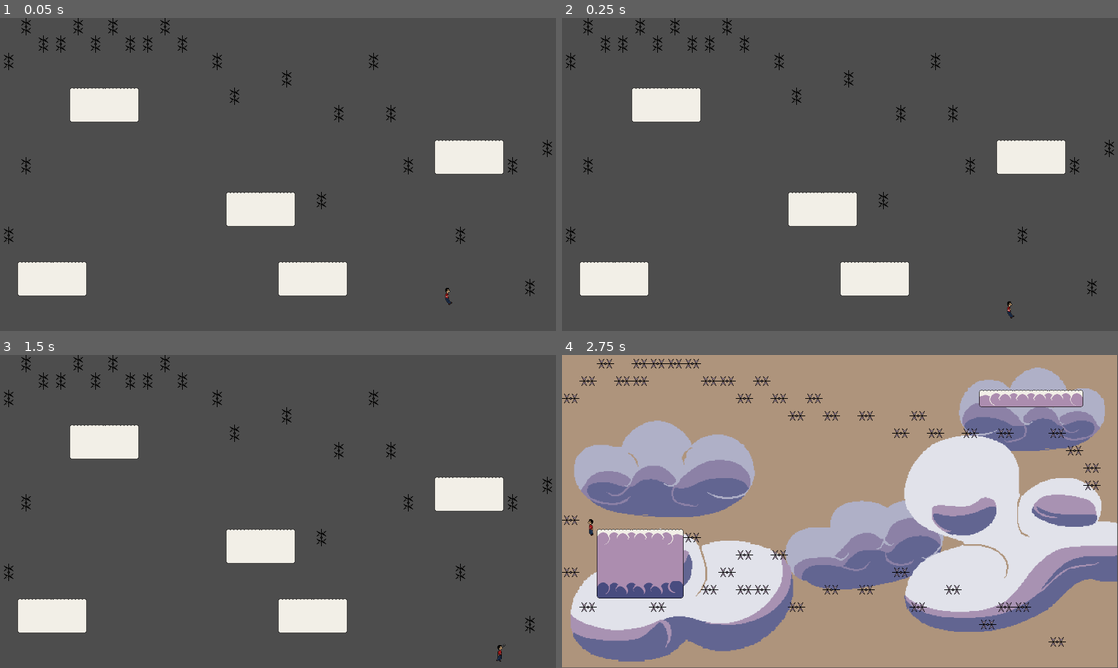
Above: before the commit, frames 1-4 (two rows, left to right).
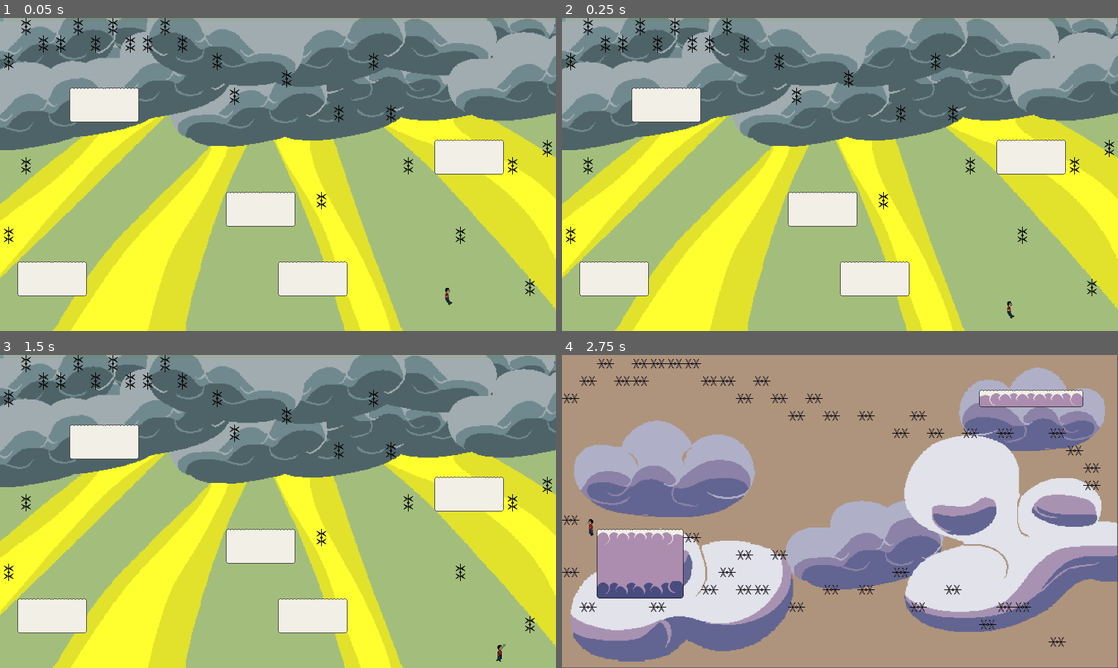
Above: after the commit, the same moments.

Repository: loganmacdougall/GlobalGameJam2025
Game: Godot game, scene res://scenes/floors/floor_15.tscn
Two runs of this game, one before a commit and one after it. Both use one fixed random seed, a clock stepped at 60 frames per second and the inputs below. The project has no main scene, so this scene is started directly.
Inputs:
- Up to frame 1 (0.05 s): no input
- Up to frame 2 (0.25 s): no input
- Up to frame 3 (1.5 s): hold Right (Right) from 0.53 s (still down); tap Space (Jump) at 0.77 s
- Up to frame 4 (2.75 s): tap Space (Jump) at 1.52 s; release Right (Right) at 2.03 s; hold Left (Left) from 2.03 s (still down)

The runs differ from the first frame. In frame 1, 92% of the frame differs, in the area x 0-100%, y 0-100%; in frame 2, 92%; in frame 3, 92%; in frame 4, nothing differs.

Commit message:
Background added

Diff:
--- a/scenes/floors/floor_15.tscn
+++ b/scenes/floors/floor_15.tscn
@@ -1,8 +1,9 @@
-[gd_scene load_steps=7 format=4 uid="uid://b3tt8kiojgwko"]
+[gd_scene load_steps=8 format=4 uid="uid://b3tt8kiojgwko"]
 
+[ext_resource type="PackedScene" uid="uid://ctcplmnb5aysc" path="res://nodes/pearly_gates_background.tscn" id="1_emucx"]
 [ext_resource type="TileSet" uid="uid://bl3vxq2god1tc" path="res://assets/tilesets/game_tileset.tres" id="2_p7tx6"]
 [ext_resource type="PackedScene" uid="uid://dmt6u2uu2ow53" path="res://nodes/player.tscn" id="3_rqu8b"]
-[ext_resource type="PackedScene" uid="uid://dwwbpvbdarl14" path="res://nodes/SceneSwitcher.tscn" id="4_5dq8j"]
+[ext_resource type="PackedScene" path="res://nodes/SceneSwitcher.tscn" id="4_5dq8j"]
 
 [sub_resource type="RectangleShape2D" id="RectangleShape2D_hm5qd"]
 size = Vector2(1379, 39)
@@ -14,6 +15,10 @@
 size = Vector2(41, 803)
 
 [node name="FloorTemplate" type="Node2D"]
+
+[node name="pearly_gates_background" parent="." instance=ExtResource("1_emucx")]
+position = Vector2(640, 360)
+scale = Vector2(2, 2)
 
 [node name="Camera2D" type="Camera2D" parent="."]
 anchor_mode = 0
--- a/scenes/floors/floor_16.tscn
+++ b/scenes/floors/floor_16.tscn
@@ -1,8 +1,9 @@
-[gd_scene load_steps=7 format=4 uid="uid://oemt8hgxuwxg"]
+[gd_scene load_steps=8 format=4 uid="uid://oemt8hgxuwxg"]
 
+[ext_resource type="PackedScene" uid="uid://ctcplmnb5aysc" path="res://nodes/pearly_gates_background.tscn" id="1_fpl1c"]
 [ext_resource type="TileSet" uid="uid://bl3vxq2god1tc" path="res://assets/tilesets/game_tileset.tres" id="1_ucvq5"]
 [ext_resource type="PackedScene" uid="uid://dmt6u2uu2ow53" path="res://nodes/player.tscn" id="2_ahpl1"]
-[ext_resource type="PackedScene" uid="uid://dwwbpvbdarl14" path="res://nodes/SceneSwitcher.tscn" id="3_0gga3"]
+[ext_resource type="PackedScene" path="res://nodes/SceneSwitcher.tscn" id="3_0gga3"]
 
 [sub_resource type="RectangleShape2D" id="RectangleShape2D_po7sc"]
 size = Vector2(1372, 40)
@@ -14,6 +15,10 @@
 size = Vector2(41, 803)
 
 [node name="FloorTemplate" type="Node2D"]
+
+[node name="pearly_gates_background" parent="." instance=ExtResource("1_fpl1c")]
+position = Vector2(640, 360)
+scale = Vector2(2, 2)
 
 [node name="Camera2D" type="Camera2D" parent="."]
 anchor_mode = 0
--- a/scenes/floors/floor_17.tscn
+++ b/scenes/floors/floor_17.tscn
@@ -1,6 +1,7 @@
-[gd_scene load_steps=6 format=4 uid="uid://ccxs8776lc2s1"]
+[gd_scene load_steps=7 format=4 uid="uid://ccxs8776lc2s1"]
 
-[ext_resource type="PackedScene" uid="uid://dwwbpvbdarl14" path="res://nodes/SceneSwitcher.tscn" id="1_glapr"]
+[ext_resource type="PackedScene" uid="uid://ctcplmnb5aysc" path="res://nodes/pearly_gates_background.tscn" id="1_gklfo"]
+[ext_resource type="PackedScene" path="res://nodes/SceneSwitcher.tscn" id="1_glapr"]
 [ext_resource type="TileSet" uid="uid://bl3vxq2god1tc" path="res://assets/tilesets/game_tileset.tres" id="2_tuqfp"]
 [ext_resource type="PackedScene" uid="uid://dmt6u2uu2ow53" path="res://nodes/player.tscn" id="3_bgcro"]
 
@@ -11,6 +12,10 @@
 size = Vector2(41, 803)
 
 [node name="FloorTemplate" type="Node2D"]
+
+[node name="pearly_gates_background" parent="." instance=ExtResource("1_gklfo")]
+position = Vector2(640, 360)
+scale = Vector2(2, 2)
 
 [node name="Camera2D" type="Camera2D" parent="."]
 anchor_mode = 0
